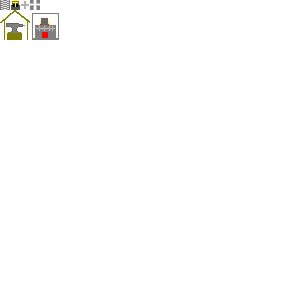
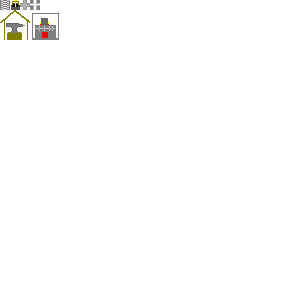
Layered file, before and after one edit (300x300). Changes by layer:
painted on "Floor" over [20, 0, 30, 10]
